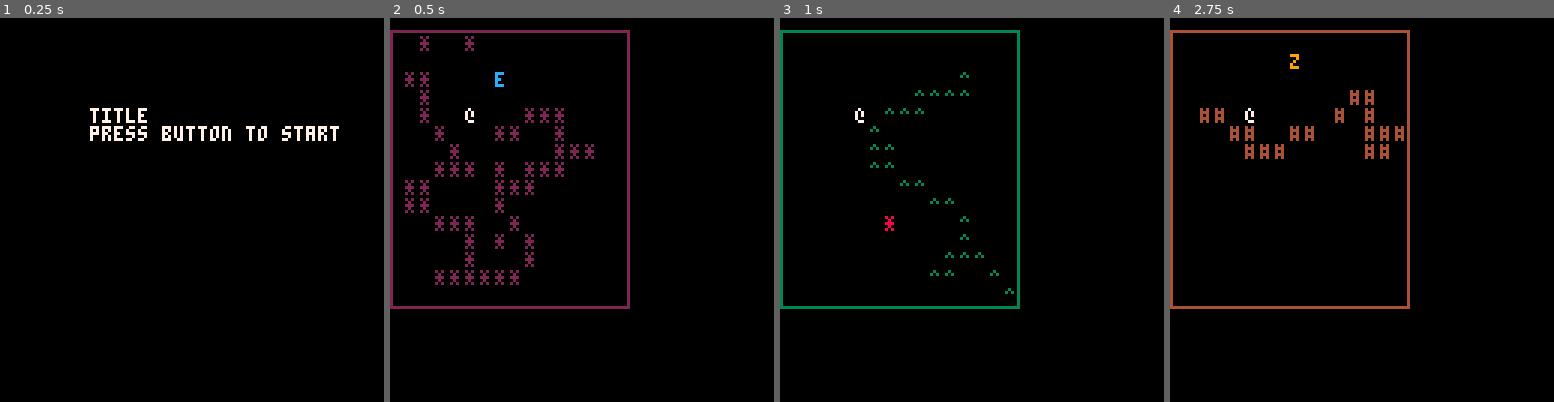
Above: before the commit, frames 1-4 (left to right).
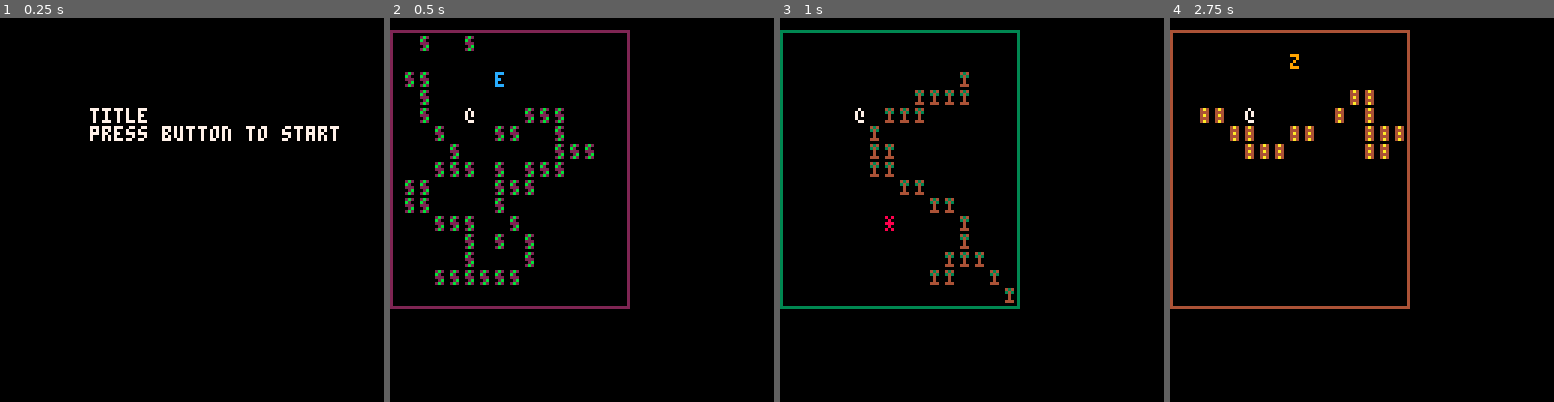
Above: after the commit, the same moments.

Repository: arnodick/castle
Game: PICO-8 cartridge castle.p8
Two runs of this game, one before a commit and one after it. Both use one fixed random seed, a clock stepped at 60 frames per second and the inputs below.
Inputs:
- Up to frame 1 (0.25 s): no input
- Up to frame 2 (0.5 s): tap X (X key) at 0.33 s
- Up to frame 3 (1 s): tap O (Z key) at 0.7 s
- Up to frame 4 (2.75 s): tap X (X key) at 1.07, 1.85 s; hold Right 1.6-2.1 s; tap O (Z key) at 1.7, 2.1, 2.5 s; hold Up 2.15-2.42 s; hold Right from 2.47 s (still down)

Frame 1 is identical in both runs. In frame 2, 1.1% of the frame differs, in the area x 3-54%, y 4-70%; in frame 3, 1.3%, in the area x 23-61%, y 14-75%; in frame 4, 0.3%.

Commit message:
sweet looks there Mister Biddlebiegh

Diff:
--- a/castle.p8
+++ b/castle.p8
@@ -17,6 +17,7 @@
 	end
 	debug_l[5]=#actors
 	debug_l[6]=#actors.creatures
+	debug_l[7]=#actortypes
 end
 
 function actortypes_i(l)
@@ -30,6 +31,8 @@
 		a={}
 		a.ch="*"
 		a.c=2
+		a.ch2="s"
+		a.c2=11
 		a.m=0
 		add(actortypes,a)
 
@@ -43,6 +46,8 @@
 		a={}
 		a.ch="^"
 		a.c=3
+		a.ch2="i"
+		a.c2=4
 		a.m=0
 		add(actortypes,a)
 
@@ -56,6 +61,8 @@
 		a={}
 		a.ch="="
 		a.c=10
+		a.ch2=";"
+		a.c2=9
 		a.m=0
 		add(actortypes,a)
 
@@ -69,6 +76,8 @@
 		a={}
 		a.ch="#"
 		a.c=4
+		a.ch2="e"
+		a.c2=10
 		a.m=0
 		add(actortypes,a)
 
@@ -151,14 +160,17 @@
 	a.shakex=0
 	a.shakey=0
 	if a.t!=2 then
-	a.attack=0
-	a.attackdir=0
-	a.attackpwr=3
-	if #actors==0 then
-		a.attackpwr=2
-	end
-	a.hit=0
-	add(actors.creatures,a)
+		a.attack=0
+		a.attackdir=0
+		a.attackpwr=3
+		if #actors==0 then
+			a.attackpwr=2
+		end
+		a.hit=0
+		add(actors.creatures,a)
+	else
+		a.ch2="i"
+		a.c2=4
 	end
 	add(actors,a)
 	return a
@@ -167,6 +179,10 @@
 function drawactor(a)
 	if a.secx==cam[1] then
 		if	a.secy==cam[2] then
+			if a.t==2 then
+				--print(a.ch2,a.x*cellw+a.shakex,a.y*cellh+a.shakey,a.c2)
+				print(actortypes[2].ch2,a.x*cellw+a.shakex,a.y*cellh+a.shakey,actortypes[2].c2)
+			end
 			print(actortypes[a.t].ch,a.x*cellw+a.shakex,a.y*cellh+a.shakey,actortypes[a.t].c)
 		end
 	end
